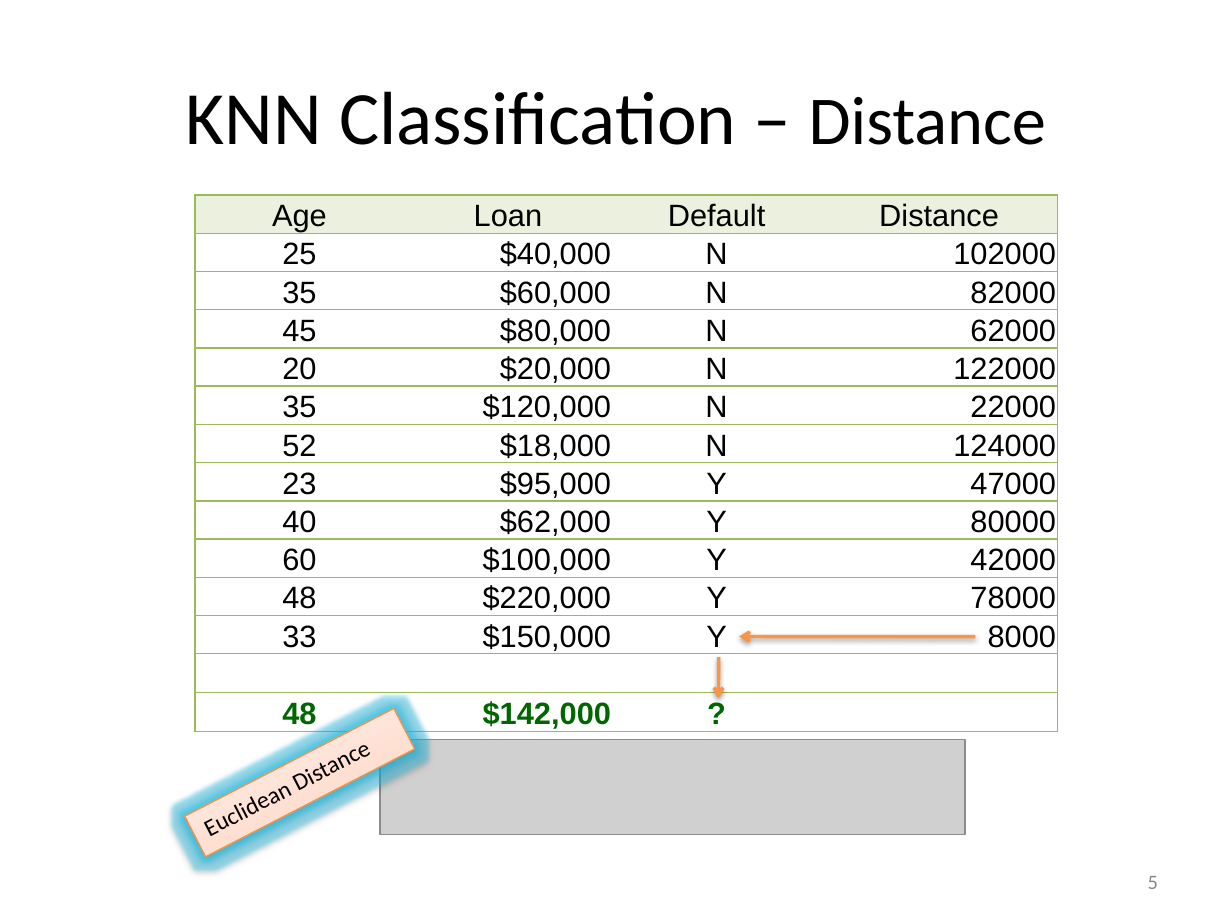
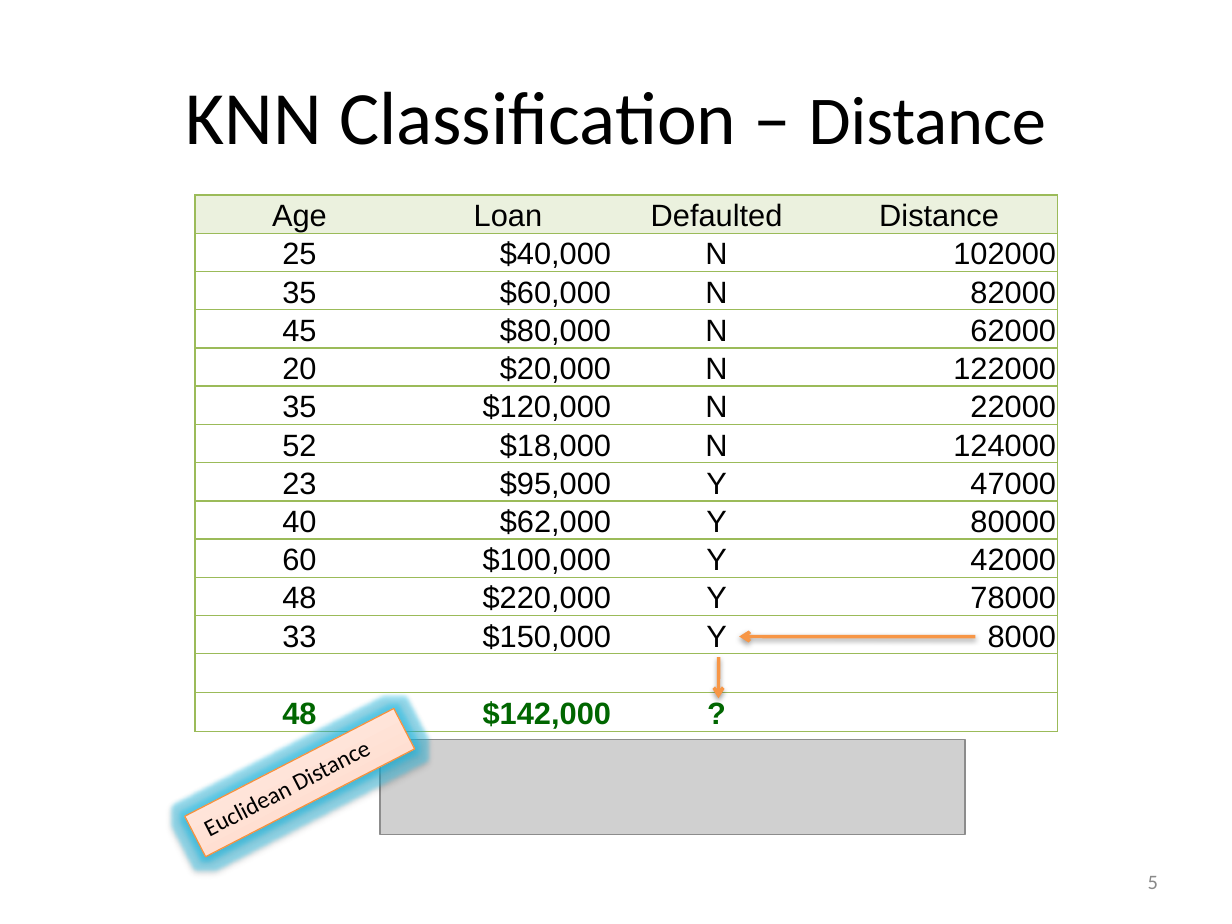
Before and after one commit to enuguru/DataScienceLevelOne, a slide deck: slide 5 of text_files/normalization_and_standarization/KNN Classification and Regression Great Super.pptx. Drawn at 1232x924 pixels with LibreOffice and Linux fonts; fonts in the diff are those of the drawing; grey boxes stand for pictures. Boxes give left, top, right and bottom in pixels: in the first picture for what was removed or moved away, otherwise in the second. Text is boxed around its words. In the diff, an @@ line names an element or a change of style, - is before the commit and + after.

```diff
--- a/text_files/normalization_and_standarization/KNN Classification and Regression Great Super.pptx
+++ b/text_files/normalization_and_standarization/KNN Classification and Regression Great Super.pptx
@@ table at (195, 195, 1056, 733) @@
-row 1, column 3: Default
+row 1, column 3: Defaulted
```
Also in this commit, not shown: 12 other files.
